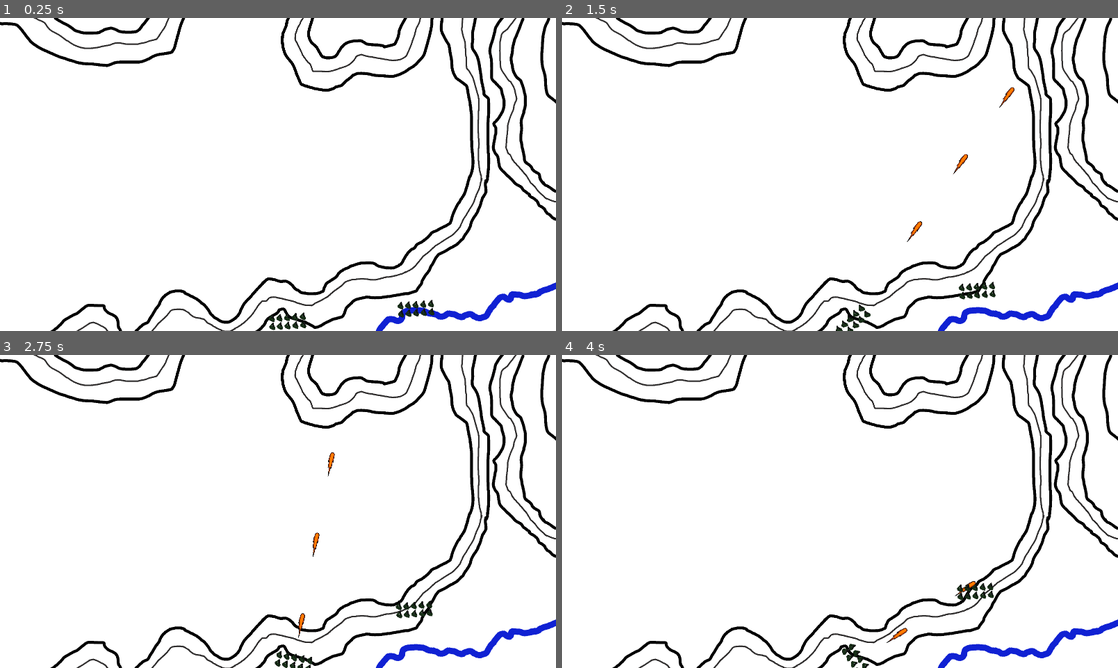
Above: before the commit, frames 1-4 (two rows, left to right).
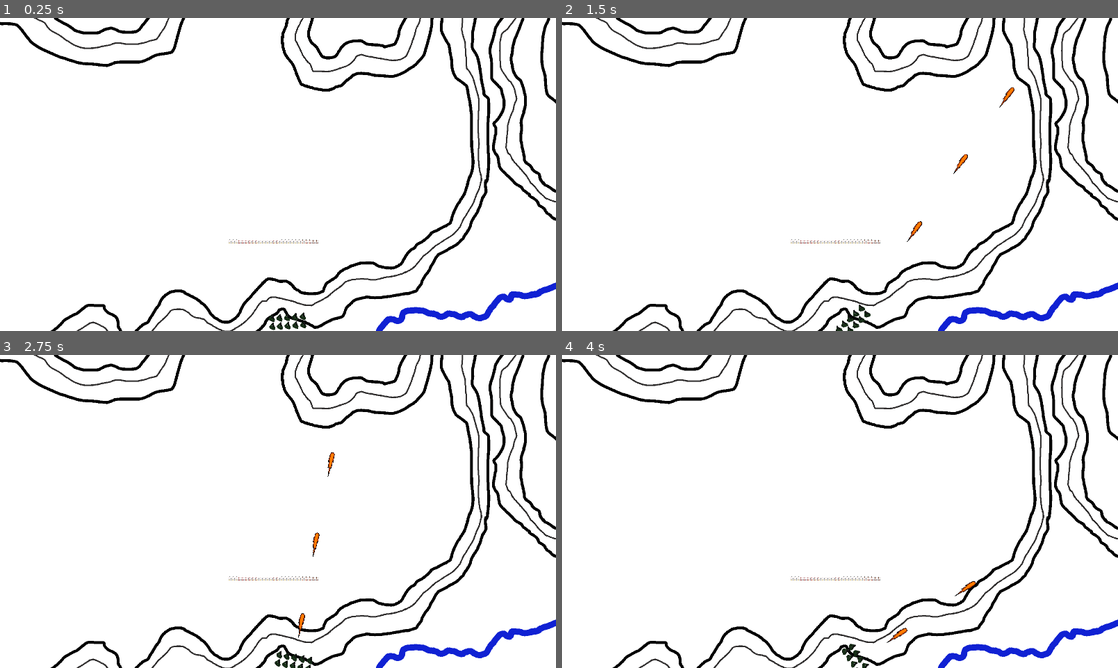
Above: after the commit, the same moments.

Repository: cyberredcoat/Redcoats-in-Crimea
Game: Godot game, scene res://node_2d.tscn
Same seed, same stepped clock (60 frames per second), same inputs: the game is played once before the commit and once after it.
Inputs (mouse positions are in pixels of both pictures, inside the frame that each line leads up to):
- Up to frame 1 (0.25 s): no input
- Up to frame 2 (1.5 s): move the mouse to (962, 158) at 0.52 s; press the mouse at (962, 158) at 0.53 s; hold D (right) 0.53-1.28 s; move the mouse to (728, 190) at 1.27 s; release the mouse at (728, 190) at 1.28 s; hold S (back) from 1.28 s (still down); tap W (front) at 1.35 s
- Up to frame 3 (2.75 s): move the mouse to (333, 442) at 2.02 s; release S (back) at 2.03 s; press the mouse at (333, 442) at 2.03 s; hold D (right) from 2.03 s (still down)
- Up to frame 4 (4 s): move the mouse to (812, 574) at 2.77 s; release the mouse at (812, 574) at 2.78 s; tap W (front) at 2.85 s; move the mouse to (1006, 558) at 3.52 s; release D (right) at 3.53 s; press the mouse at (1006, 558) at 3.53 s; hold A (left) from 3.53 s (still down)

The runs differ from the first frame. In frame 1, 1.0% of the frame differs, in the area x 0-100%, y 0-100%; in frame 2, 1.0%; in frame 3, 1.0%; in frame 4, 1.0%.

Commit message:
v0.14

Diff:
--- a/node_2d.tscn
+++ b/node_2d.tscn
@@ -6,12 +6,13 @@
 [ext_resource type="Script" path="res://Area2D.gd" id="4_sa4d1"]
 [ext_resource type="Texture2D" uid="uid://b8dvge4jf68of" path="res://graphics/player/Formation test.png" id="5_ajmol"]
 [ext_resource type="Texture2D" uid="uid://bygi6dnlxnt6h" path="res://graphics/environment/BattleoftheAlmaMap.png" id="6_ynpl1"]
+[ext_resource type="Texture2D" uid="uid://q3xiikdilpf1" path="res://RedcoatRegimentSimplified.png" id="7_tqlnp"]
 
 [sub_resource type="Curve2D" id="Curve2D_vbwyt"]
 _data = {
-"points": PackedVector2Array(0, 0, 0, 0, 2864, 1472, 0, 0, 0 …(304 unchanged characters)…  0, 0, 3712, 1536, 0, 0, 0, 0, 2840, 984)
+"points": PackedVector2Array(0, 0, 0, 0, 2864, 1472, 0, 0, 0 …(304 unchanged characters)…  0, 0, 3712, 1536, 0, 0, 0, 0, 2840, 984, 0, 0, 0, 0, 192, 1504, 0, 0, 0, 0, -256, 1528)
 }
-point_count = 16
+point_count = 18
 
 [sub_resource type="RectangleShape2D" id="RectangleShape2D_2lu3b"]
 size = Vector2(112.26, 255.318)
@@ -26,6 +27,7 @@
 [node name="Projectiles" type="Node2D" parent="."]
 
 [node name="Path2D" type="Path2D" parent="."]
+visible = false
 position = Vector2(-8, 0)
 curve = SubResource("Curve2D_vbwyt")
 
@@ -58,4 +60,9 @@
 position = Vector2(-648, -64)
 texture = ExtResource("2_ip32d")
 
+[node name="RedcoatRegimentSimplified" type="Sprite2D" parent="."]
+position = Vector2(1891, 1541)
+scale = Vector2(0.21, 0.21)
+texture = ExtResource("7_tqlnp")
+
 [connection signal="player_shoot" from="Player" to="." method="_on_player_player_shoot"]
--- a/project.godot
+++ b/project.godot
@@ -54,3 +54,7 @@
 "events": [Object(InputEventMouseButton,"resource_local_to_scene":false,"resource_name":"","device":-1,"window_id":0,"a …(253 unchanged characters)…
 ]
 }
+
+[rendering]
+
+textures/canvas_textures/default_texture_filter=0
Binary file added: RedcoatRegimentSimplified.png
Not shown, added: RedcoatRegimentSimplified.png.import
Not shown: 1 places in node_2d.tscn that only renumber resources
